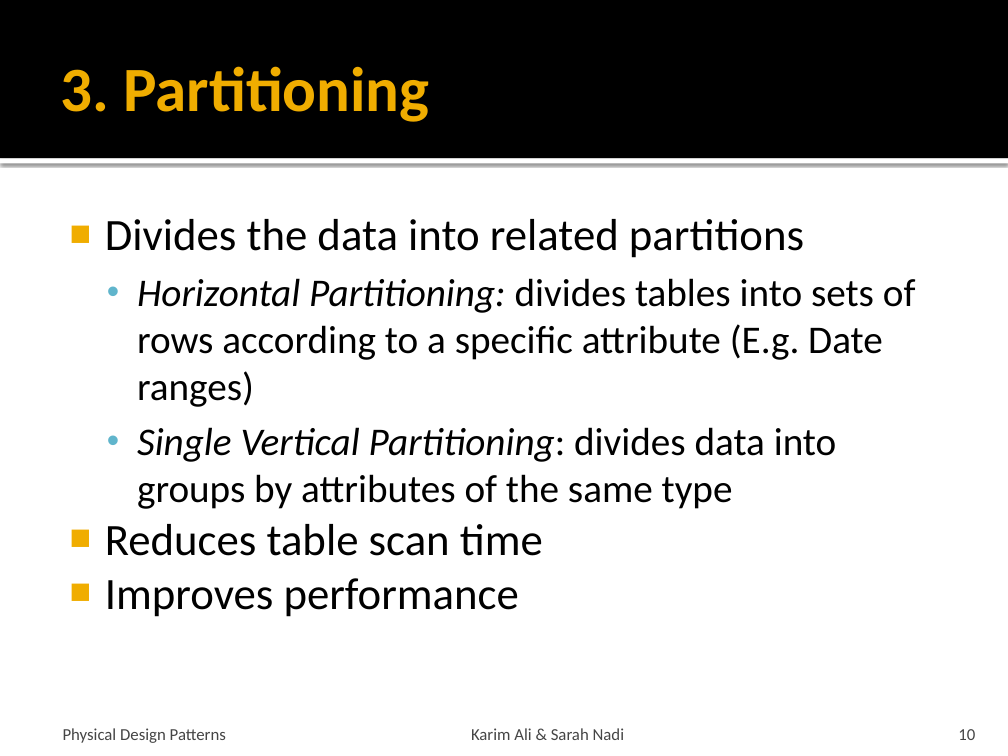
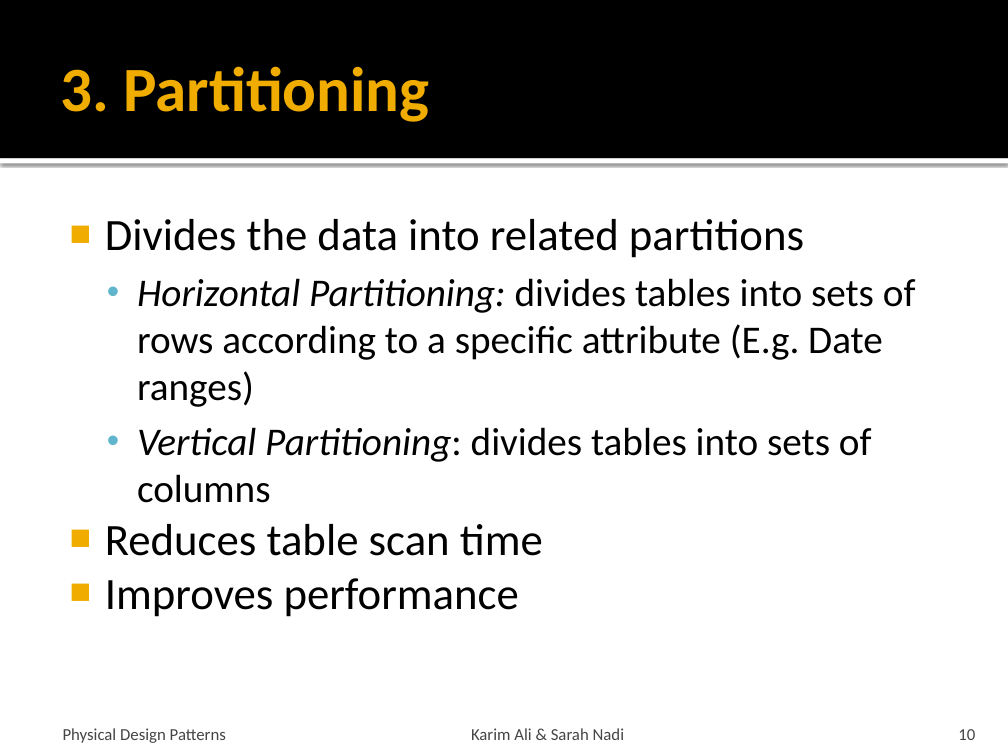
Before and after one commit to snadi/cs848-db, a slide deck: slide 10 of cs848-db/PhysDesignPres.pptx. Drawn at 1008x756 pixels with LibreOffice and Linux fonts; fonts in the diff are those of the drawing. Boxes give left, top, right and bottom in pixels: in the first picture for what was removed or moved away, otherwise in the second. Text is boxed around its words. In the diff, an @@ line names an element or a change of style, - is before the commit and + after.

```diff
--- a/cs848-db/PhysDesignPres.pptx
+++ b/cs848-db/PhysDesignPres.pptx
@@ text at (x1=137, y1=427, x2=872, y2=503): text changed @@
-  • Single Vertical Partitioning: divides data into groups by attributes of the same type
+  • Vertical Partitioning: divides tables into sets of columns
```
Also in this commit, not shown: 11 other slides changed, 4 slides removed.
